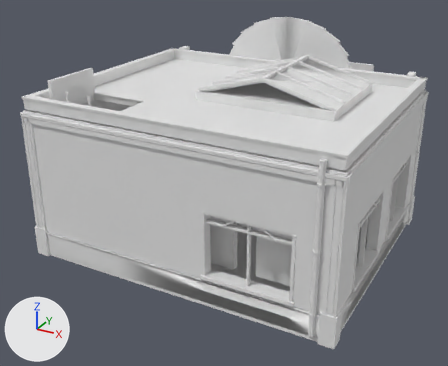
Renders of the OBJ model assets/tts/fort-frolic-r1/salon-closed.obj from each side of a commit.
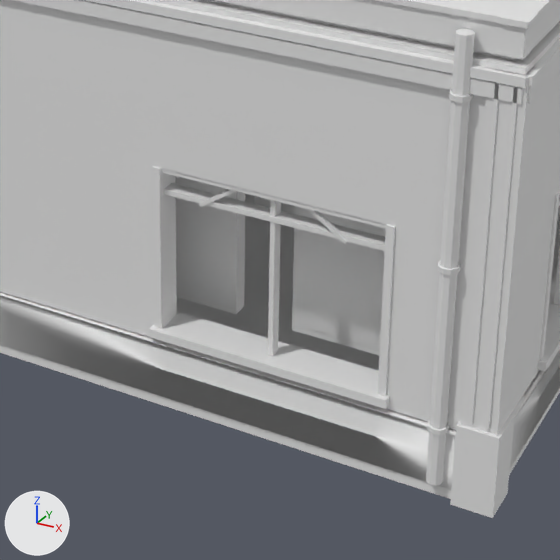
Each version appears first whole from a 50 mm lens placed at (6.9, -13.13, 8.04), pointed at (-0.21, -0.19, 1.58), and next in a close-up on the part from 32% to 80% of the width and 40% to 100% of the height. Every picture has the same lights, and +X, +Y and +Z are marked at lower left. The older version's two pictures come first. Where no turn or scale is listed for an object, it has been applied to the vertices.

The scene before the commit, as lines of its bpy script (objects in view):
```python
me_salon_closed = bpy.data.meshes.new('salon-closed')
me_salon_closed.from_pydata(...)  # 2953 vertices, 5272 faces; spans x -4.01..3.98, y -3.31..4.23, z 0.0..5.34
ob_salon_closed = bpy.data.objects.new('salon-closed', me_salon_closed)
ob_salon_closed.location = (0.0, 0.0, 0.0)
```
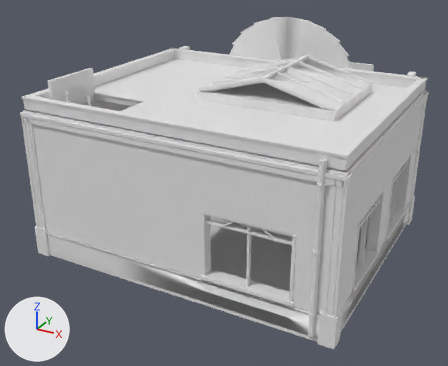
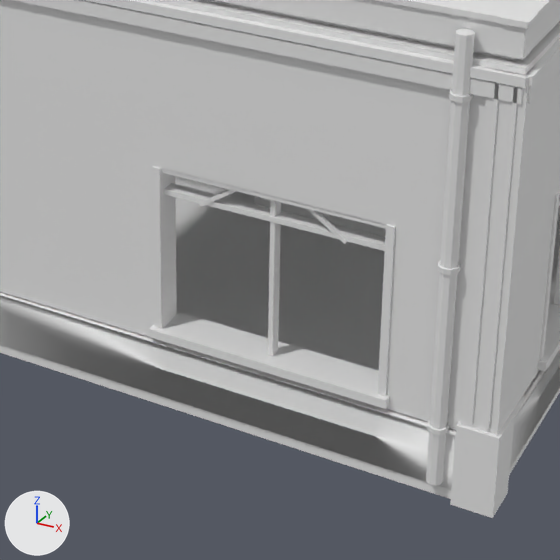
Changed parts and their boxes (x1, y1, x2, y2) in the close-ups (560 x 560 px):
part 1 of me_salon_closed, deleted: before (175, 176, 386, 355)

What changed in the scene script:
```text
Change me_salon_closed:
    used by ob_salon_closed; location = (0.0, 0.0, 0.0)
    remove me_salon_closed.from_pydata(...)  # 2953 vertices, 5272 faces; spans x -4.01..3.98, y -3.31..4.23, z 0.0..5.34
    add me_salon_closed.from_pydata(...)  # 2941 vertices, 5266 faces; spans x -4.01..3.98, y -3.31..4.23, z 0.0..5.34
    me_salon_closed part 1: 9 loose pieces with 48 vertices, spanning x -1.17..2.85, y -2.54..-2.38, z 0.68..2.2, are deleted
    other edits to the shape of me_salon_closed do not show in these pictures
```
